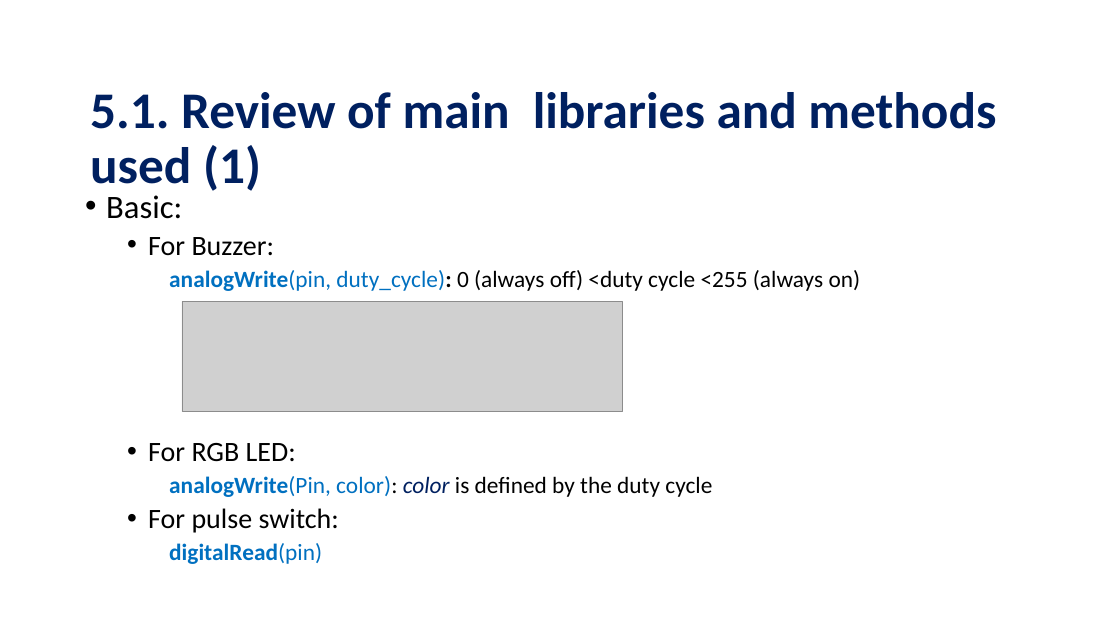
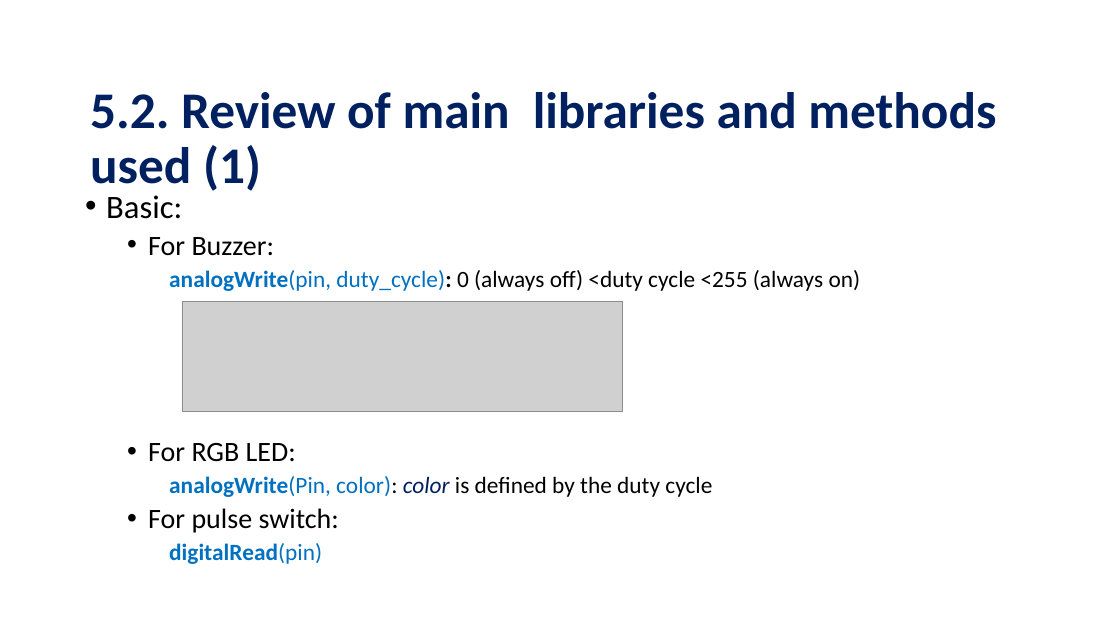
Before and after one commit to FlorLoreto/Projects, a slide deck: slide 14 of The Internet of Things.ppt (slide 15 before the commit). Drawn at 1120x630 pixels with LibreOffice and Linux fonts; fonts in the diff are those of the drawing; grey boxes stand for pictures; background and template pictures are left out. Boxes give left, top, right and bottom in pixels: in the first picture for what was removed or moved away, otherwise in the second. Text is boxed around its words. In the diff, an @@ line names an element or a change of style, - is before the commit and + after.

```diff
--- a/The Internet of Things.ppt
+++ b/The Internet of Things.ppt
@@ title at bbox=[90, 92, 996, 196]: text changed @@
-5.1. Review of main libraries and methods used (1)
+5.2. Review of main libraries and methods used (1)
```
Also in this commit, not shown: 13 other slides changed, 2 slides added, 2 slides removed, 22 other files.
